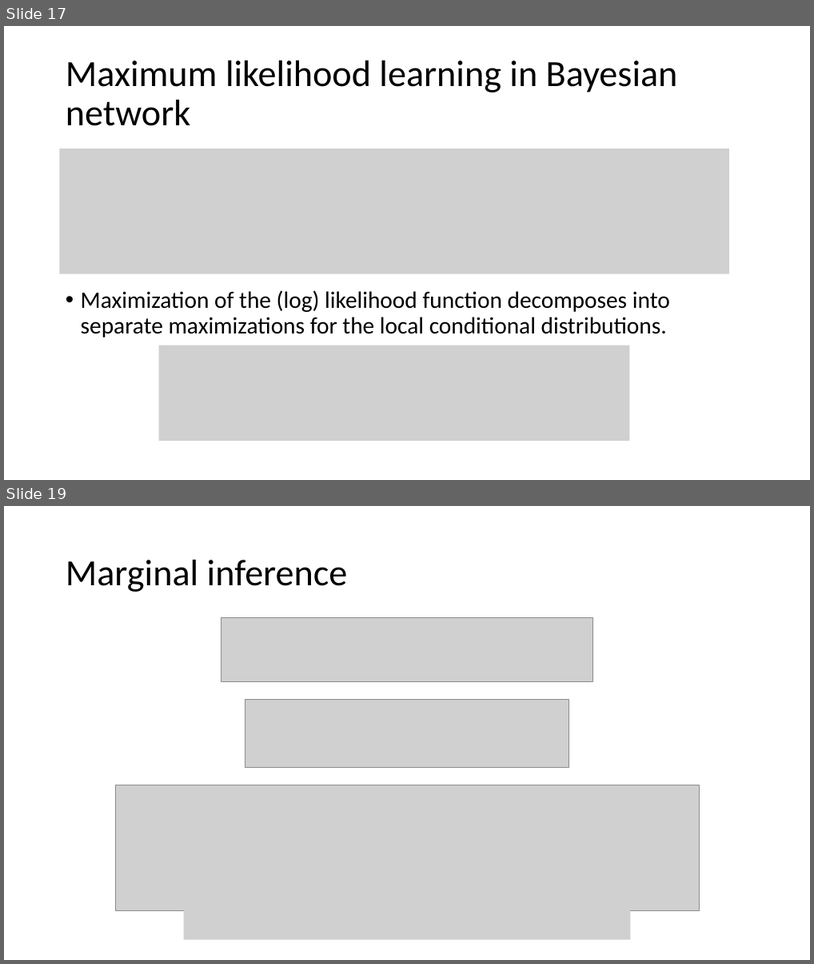
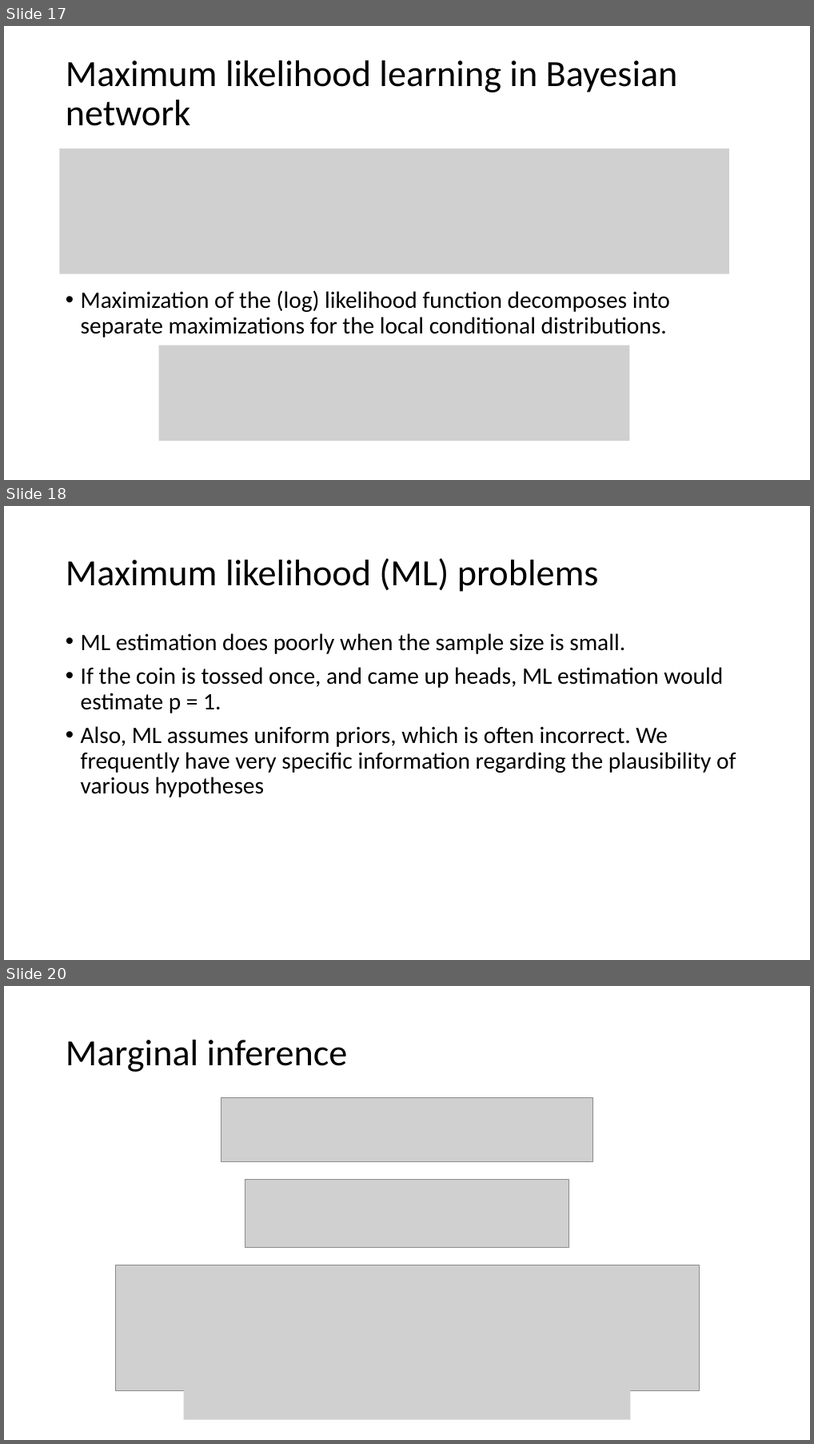
Before and after one commit to nguyenduyhanlam/Probabilistic_Graphical_Models, a slide deck: NguyenDuyHanLam_196005004/baocao.pptx. Shown one above the other, each under a label of ours: slides 17 and 19 before the commit, slides 17, 18 and 20 after it; the slides between them are not shown. The pictures are 814x964 and 814x1444 pixels, drawn with LibreOffice and Linux fonts; fonts in the diff are those of the drawing; grey boxes stand for pictures. Boxes give left, top, right and bottom in pixels: in the first picture for what was removed or moved away, otherwise in the second. Text is boxed around its words. In the diff, an @@ line names an element or a change of style, - is before the commit and + after.

```diff
--- a/NguyenDuyHanLam_196005004/baocao.pptx
+++ b/NguyenDuyHanLam_196005004/baocao.pptx
@@ slide 18 added at (4, 506, 810, 960), background #FFFFFF @@
@@ title added at (66, 558, 599, 592), 44 pt, text #000000 @@
+Maximum likelihood (ML) problems
@@ text added at (81, 633, 736, 797), 28 pt, text #000000 @@
+• ML estimation does poorly when the sample size is small.
+• If the coin is tossed once, and came up heads, ML estimation would estimate p = 1.
+• Also, ML assumes uniform priors, which is often incorrect. We frequently have very specific information regarding the plausibility of various hypotheses
@@ what was slide 19 is now slide 20 @@
```
Also in this commit, not shown: 2 slides changed, 6 other slides added, 1 slide removed.
